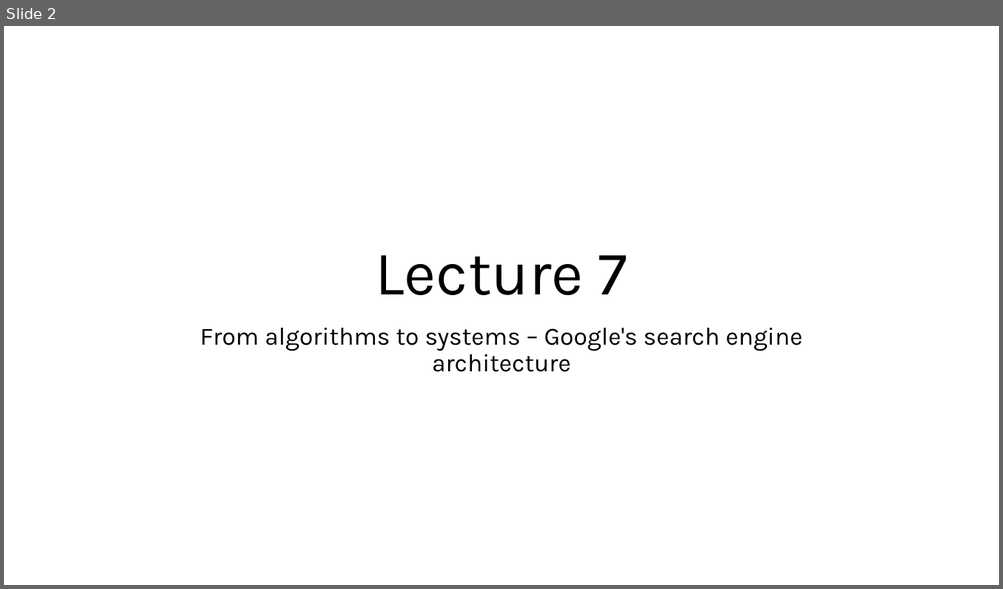
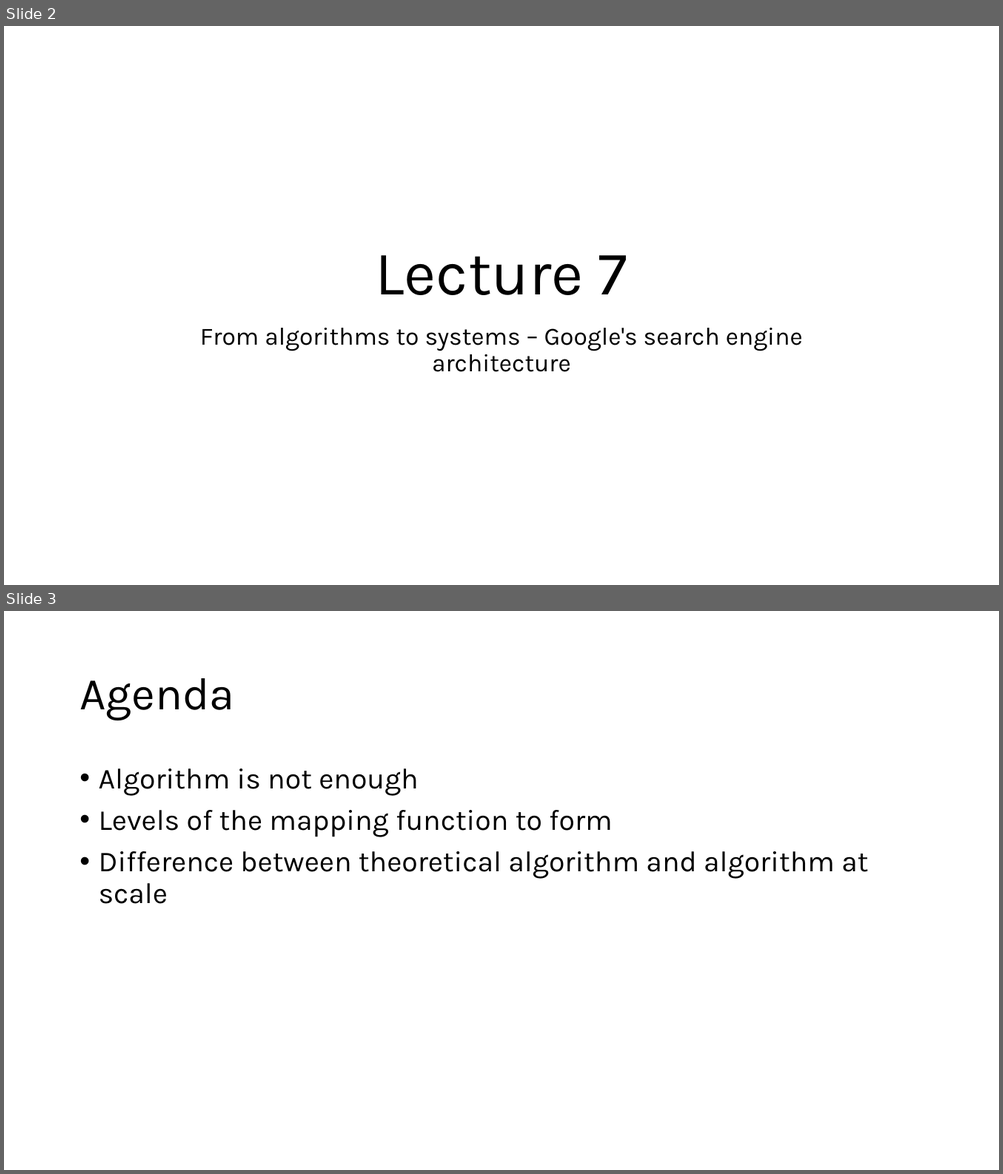
Before and after one commit to aregm/system-design-course, a slide deck: docs/Lecture 7.pptx. Shown one above the other, each under a label of ours: slide 2 before the commit, slides 2 and 3 after it. The pictures are 1003x589 and 1003x1174 pixels, drawn with LibreOffice and Linux fonts; fonts in the diff are those of the drawing. Boxes give left, top, right and bottom in pixels: in the first picture for what was removed or moved away, otherwise in the second. Text is boxed around its words. In the diff, an @@ line names an element or a change of style, - is before the commit and + after.

```diff
--- a/docs/Lecture 7.pptx
+++ b/docs/Lecture 7.pptx
@@ slide 3 added at (4, 611, 999, 1170), background #FFFFFF @@
@@ title added at (79, 678, 234, 721), 44 pt, text #000000 @@
+Agenda
@@ text added at (99, 769, 868, 904), 28 pt, text #000000 @@
+• Algorithm is not enough
+• Levels of the mapping function to form
+• Difference between theoretical algorithm and algorithm at scale
```
Also in this commit, not shown: 1 slide changed, 66 other slides added, 1 slide removed.
